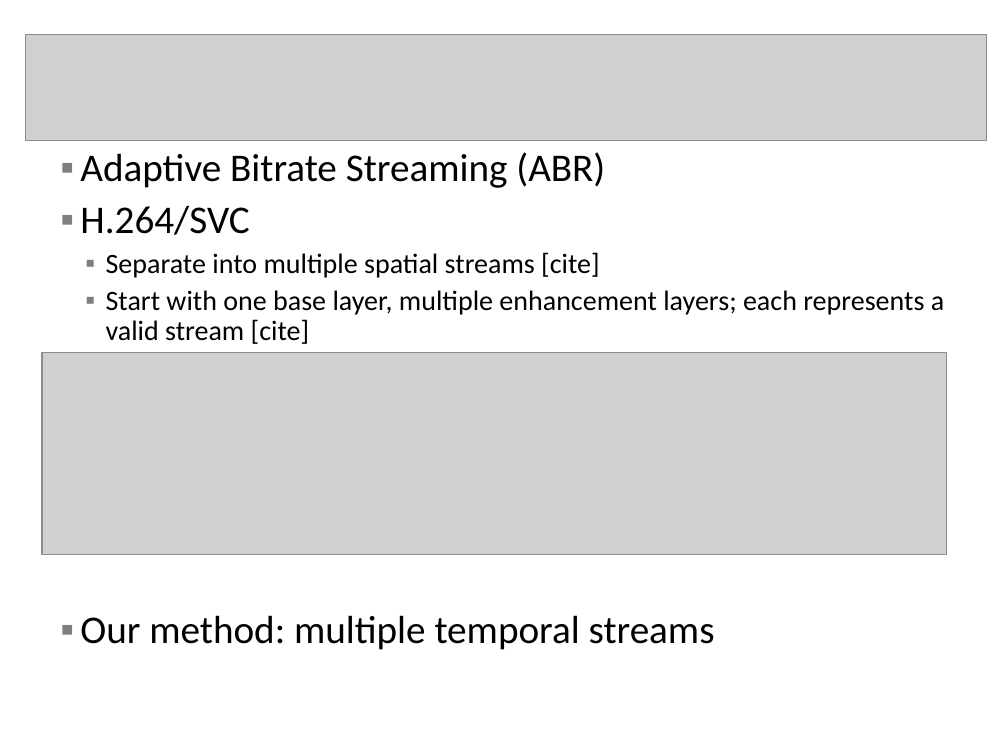
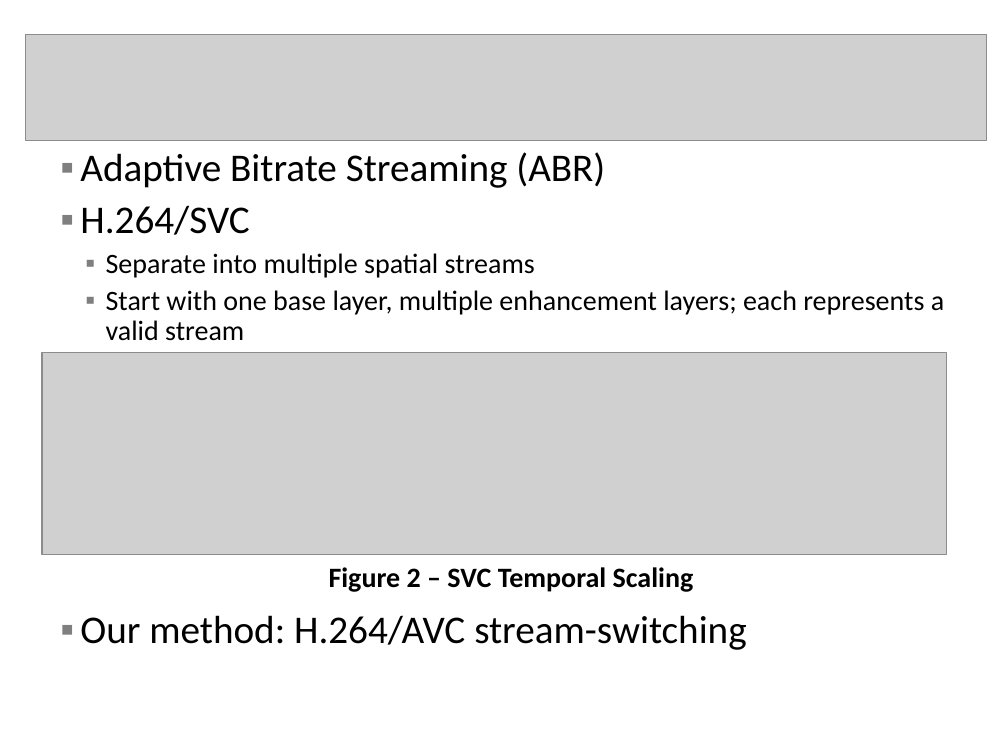
Before and after one commit to mocalab/ScalableVideo, a slide deck: slide 6 of Dustin/OriginalWork/CameraSystemPaper/Camera System Presentation (name TBD).ppt. Drawn at 1008x756 pixels with LibreOffice and Linux fonts; fonts in the diff are those of the drawing; grey boxes stand for pictures; background and template pictures are left out. Boxes give left, top, right and bottom in pixels: in the first picture for what was removed or moved away, otherwise in the second. Text is boxed around its words. In the diff, an @@ line names an element or a change of style, - is before the commit and + after.

```diff
--- a/Dustin/OriginalWork/CameraSystemPaper/Camera System Presentation (name TBD).ppt
+++ b/Dustin/OriginalWork/CameraSystemPaper/Camera System Presentation (name TBD).ppt
@@ text at [80, 253, 944, 650]: text changed @@
-  ▪ Separate into multiple spatial streams [cite]
-  ▪ Start with one base layer, multiple enhancement layers; each represents a valid stream [cite]
-▪ Our method: multiple temporal streams
+  ▪ Separate into multiple spatial streams
+  ▪ Start with one base layer, multiple enhancement layers; each represents a valid stream
+▪ Our method: H.264/AVC stream-switching
@@ text added at [329, 567, 694, 592], 20 pt, text #000000, bold @@
+Figure 2 – SVC Temporal Scaling
```
Also in this commit, not shown: 9 other slides changed, 34 other files.
